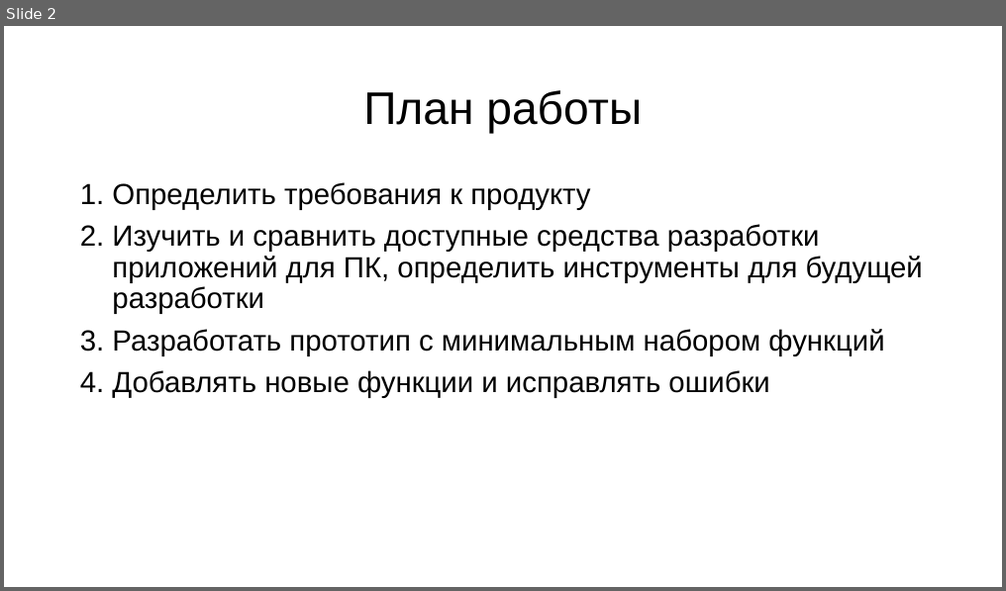
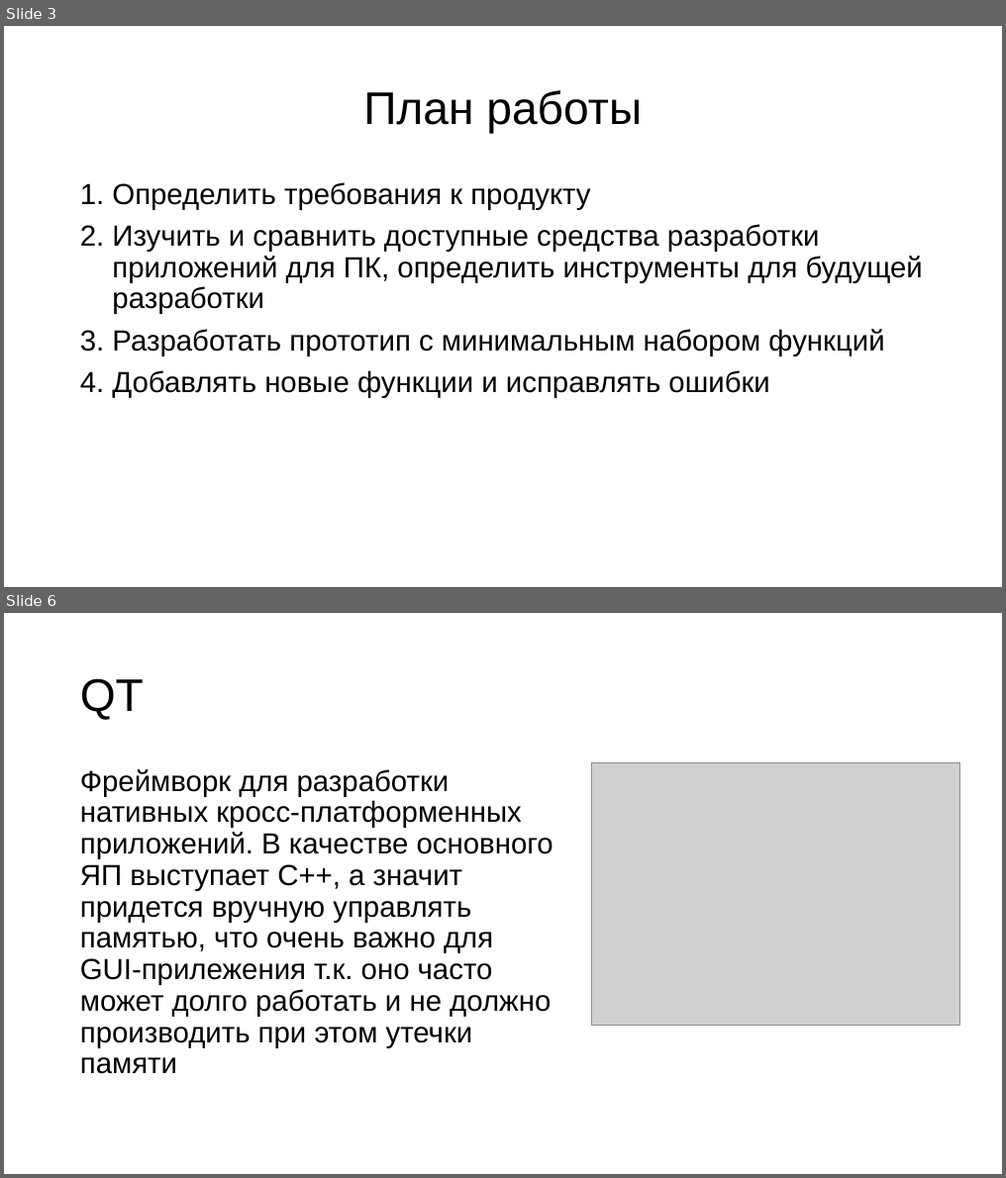
Before and after one commit to ShinyZero0/project, a slide deck: Melnik-Pavel-11A.pptx. Shown one above the other, each under a label of ours: slide 2 before the commit, slides 3 and 6 after it; the slides between them are not shown. The pictures are 1006x591 and 1006x1178 pixels, drawn with LibreOffice and Linux fonts; fonts in the diff are those of the drawing; grey boxes stand for pictures. Boxes give left, top, right and bottom in pixels: in the first picture for what was removed or moved away, otherwise in the second. Text is boxed around its words. In the diff, an @@ line names an element or a change of style, - is before the commit and + after.

```diff
--- a/Melnik-Pavel-11A.pptx
+++ b/Melnik-Pavel-11A.pptx
@@ slide 6 added at [4, 613, 1002, 1174], background #FFFFFF @@
@@ title added at [80, 678, 144, 720], 44 pt, text #000000 @@
+QT
@@ text added at [80, 769, 553, 1074], 28 pt, text #000000 @@
+Фреймворк для разработки нативных кросс-платформенных приложений. В качестве основного ЯП выступает C++, а значит придется вручную управлять памятью, что очень важно для GUI-прилежения т.к. оно часто может долго работать и не должно производить при этом утечки памяти
@@ picture added at [592, 762, 960, 1026] @@
@@ what was slide 2 is now slide 3 @@
```
Also in this commit, not shown: 4 slides changed, 11 other slides added.
